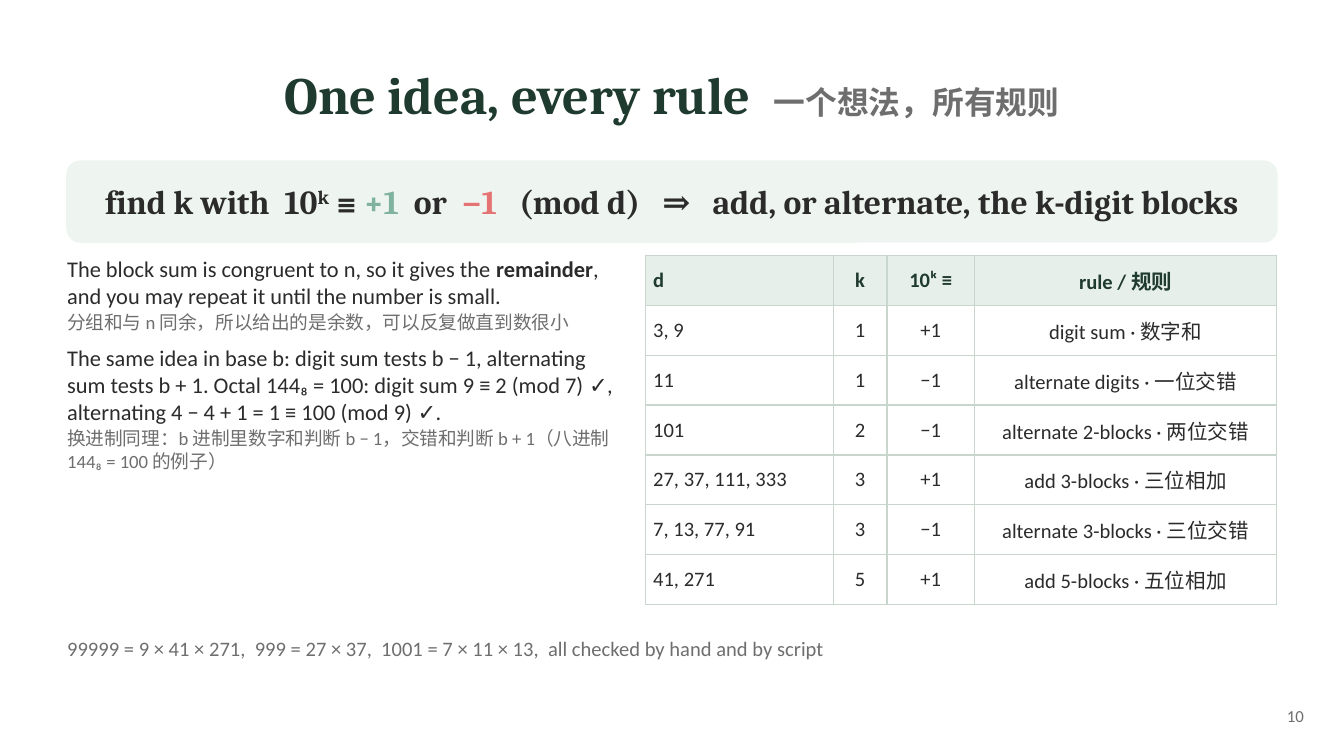
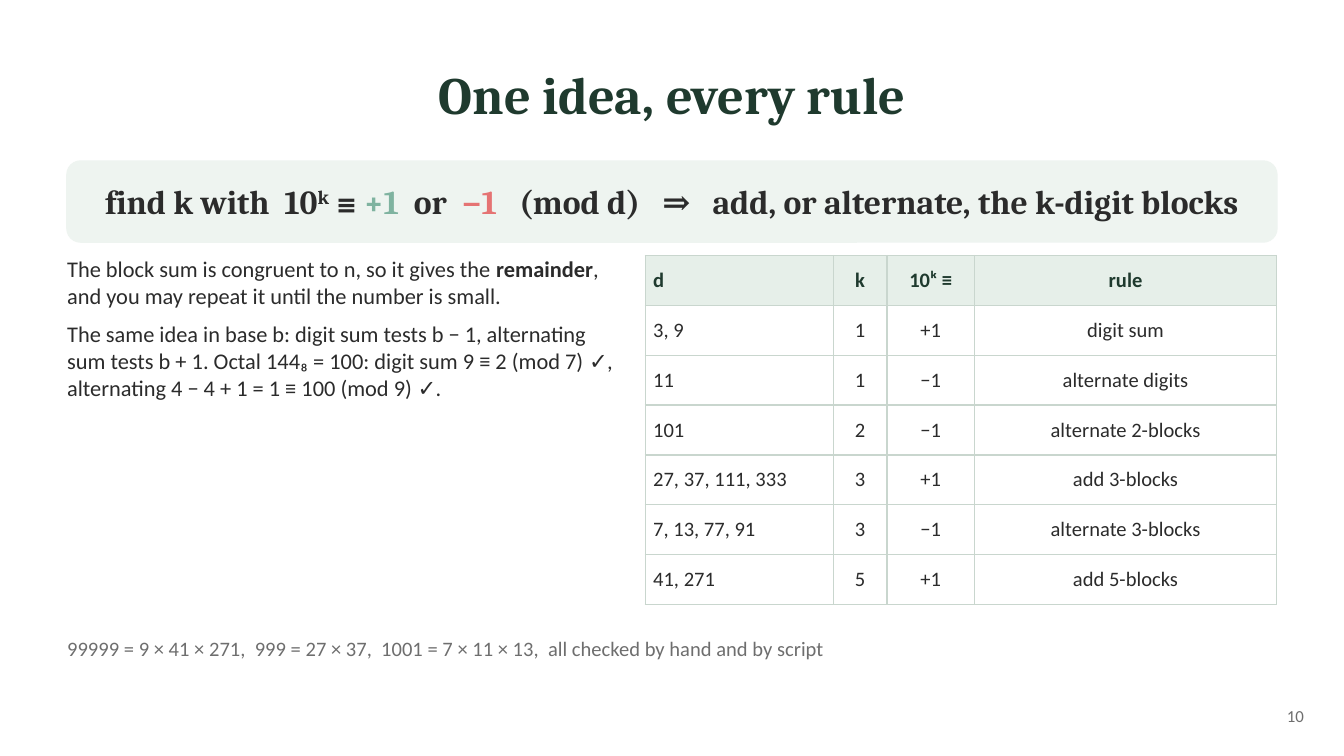
Before and after one commit to ZhihengLi0/math5248, a slide deck: slide 10 of slides/full.pptx. Drawn at 1344x756 pixels with LibreOffice and Linux fonts; fonts in the diff are those of the drawing. Boxes give left, top, right and bottom in pixels: in the first picture for what was removed or moved away, otherwise in the second. Text is boxed around its words. In the diff, an @@ line names an element or a change of style, - is before the commit and + after.

```diff
--- a/slides/full.pptx
+++ b/slides/full.pptx
@@ title at (439,77,906,125): text changed @@
-One idea, every rule 一个想法，所有规则
+One idea, every rule
@@ text "The block sum is congruent ..." at (67,261,599,400): more space between paragraphs; less space between paragraphs @@
@@ table at (645,255,1277,605) @@
-row 1, column 4: rule / 规则
+row 1, column 4: rule
-row 2, column 4: digit sum · 数字和
+row 2, column 4: digit sum
-row 3, column 4: alternate digits · 一位交错
+row 3, column 4: alternate digits
-row 4, column 4: alternate 2-blocks · 两位交错
+row 4, column 4: alternate 2-blocks
-row 5, column 4: add 3-blocks · 三位相加
+row 5, column 4: add 3-blocks
-row 6, column 4: alternate 3-blocks · 三位交错
+row 6, column 4: alternate 3-blocks
-row 7, column 4: add 5-blocks · 五位相加
+row 7, column 4: add 5-blocks
@@ text at (67,313,569,331): paragraph removed @@
-分组和与 n 同余，所以给出的是余数，可以反复做直到数很小
@@ text at (67,429,610,470): paragraph removed @@
-换进制同理：b 进制里数字和判断 b − 1，交错和判断 b + 1（八进制 144₈ = 100 的例子）
```
Also in this commit, not shown: 21 other slides changed, 5 other files.
